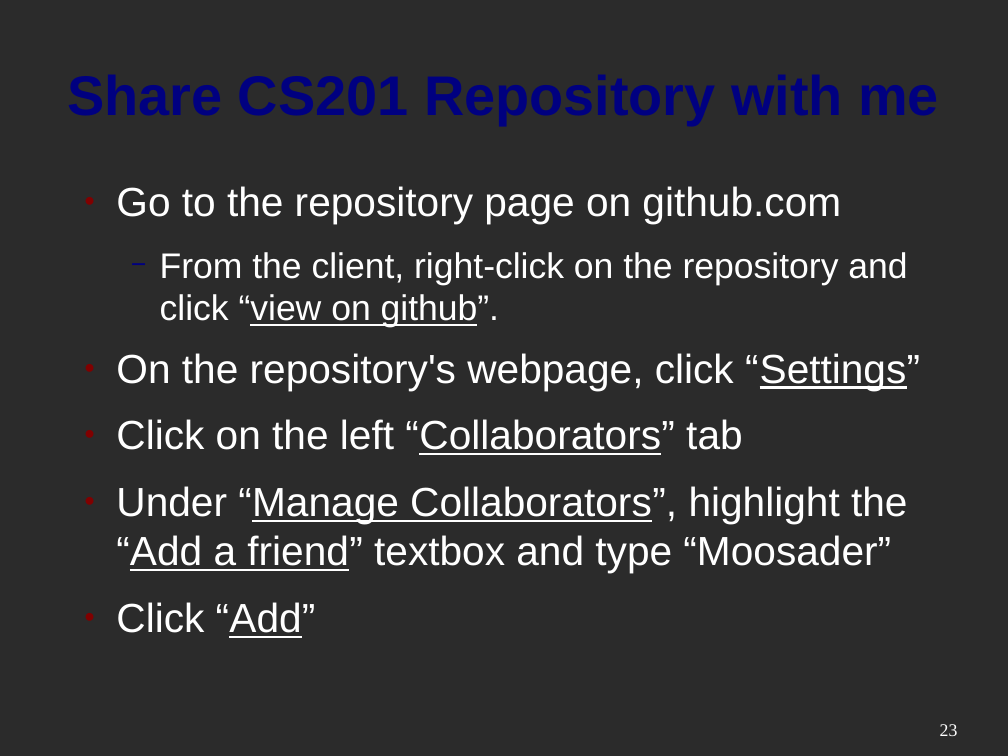
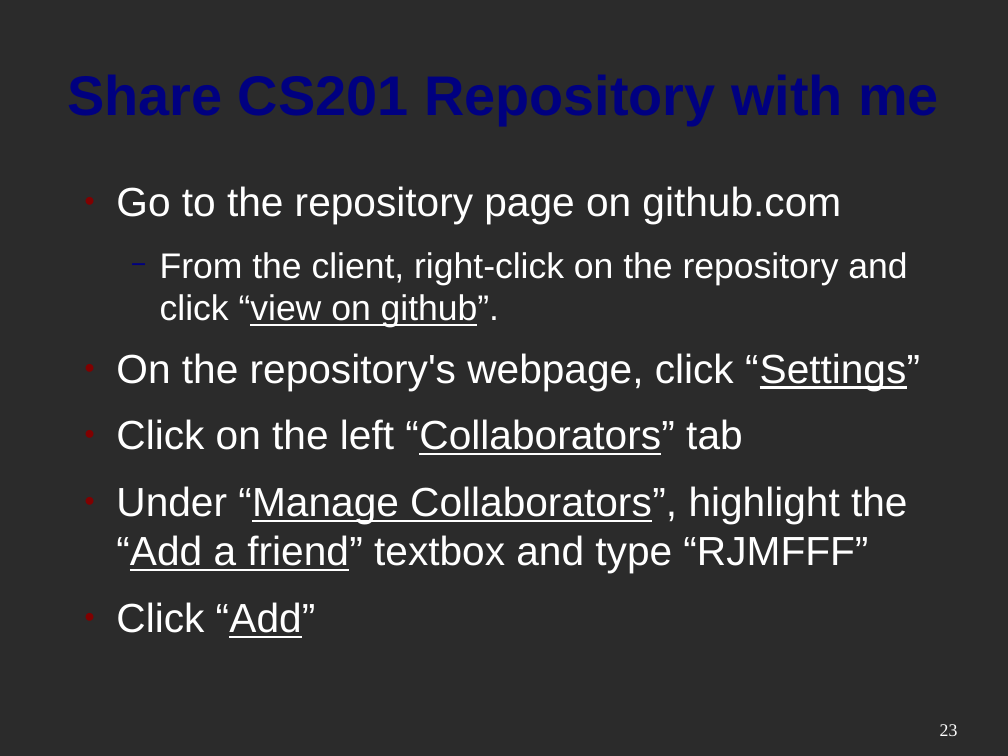
Before and after one commit to mactwist555/CPP-Course, a slide deck: slide 23 of Week 01/1 Setup - IDE and Source Control.odp. Drawn at 1008x756 pixels with LibreOffice and Linux fonts; fonts in the diff are those of the drawing; background and template pictures are left out; a plain dark background stands for a picture behind light text. Boxes give left, top, right and bottom in pixels: in the first picture for what was removed or moved away, otherwise in the second. Text is boxed around its words. In the diff, an @@ line names an element or a change of style, - is before the commit and + after.

Commit message:
Git username updated

```diff
--- a/Week 01/1 Setup - IDE and Source Control.odp
+++ b/Week 01/1 Setup - IDE and Source Control.odp
@@ text at bbox=[116, 486, 907, 573]: text changed @@
-● Under “Manage Collaborators”, highlight the “Add a friend” textbox and type “Moosader”
+● Under “Manage Collaborators”, highlight the “Add a friend” textbox and type “RJMFFF”
```
